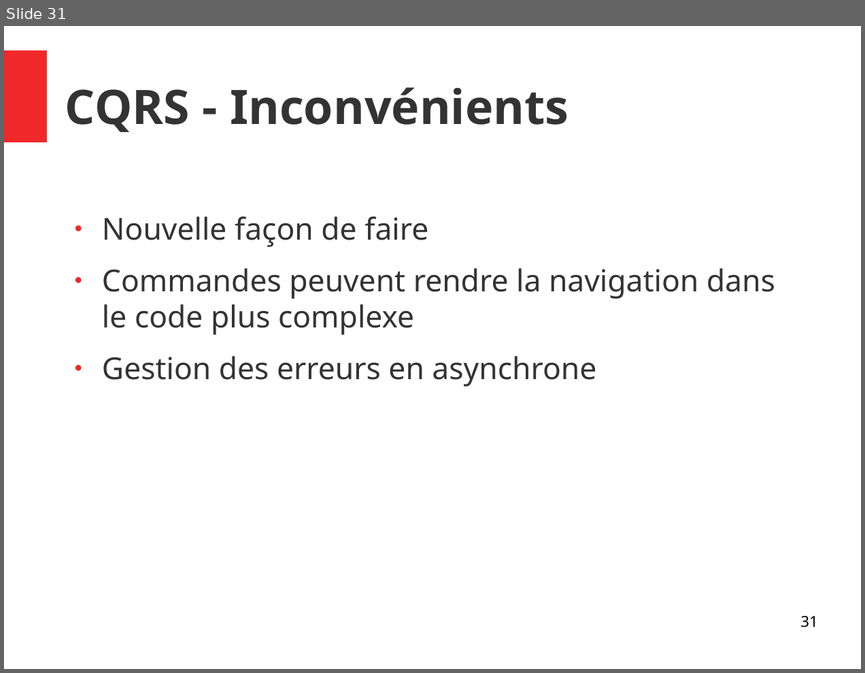
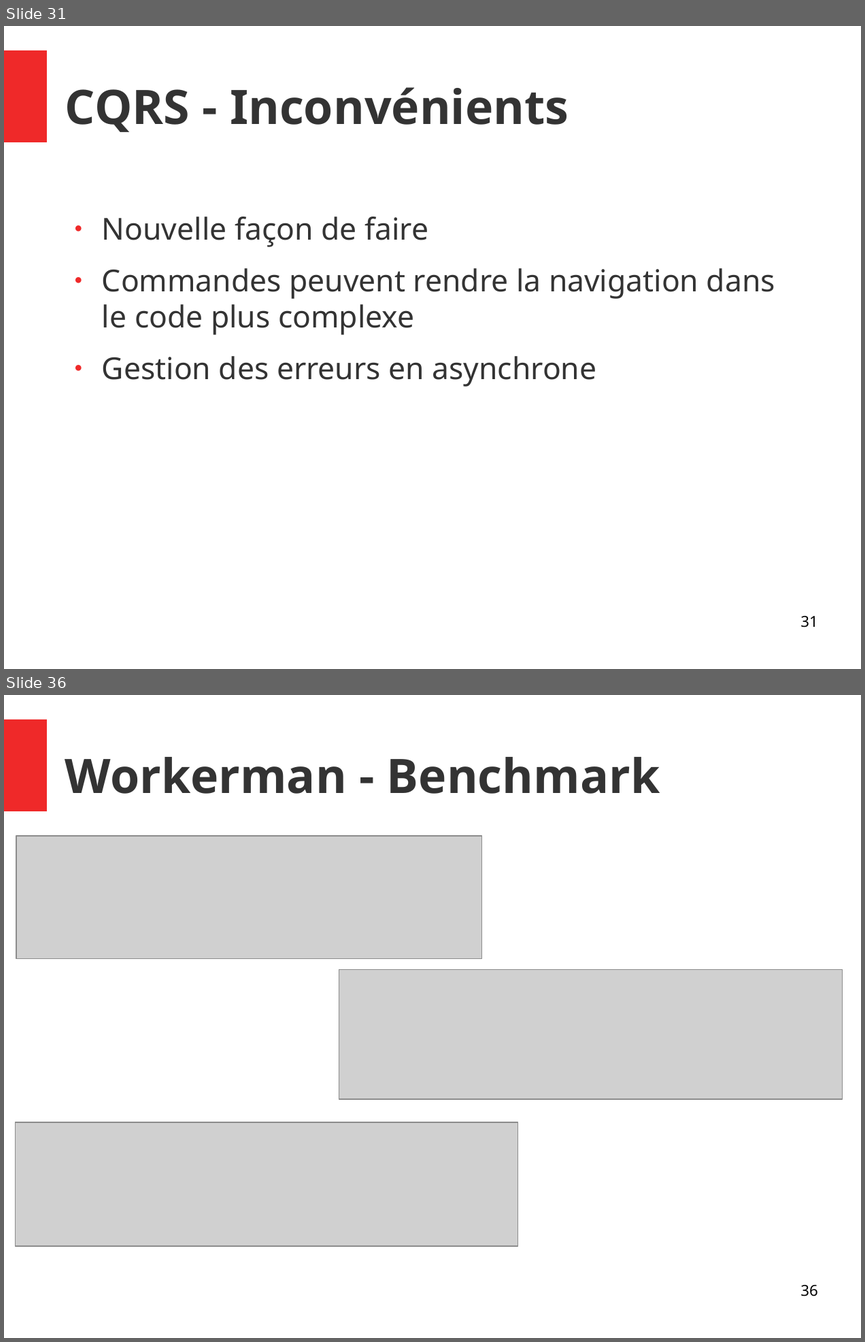
Before and after one commit to vincent4vx/mvp-poc, a slide deck: retrospective.odp. Shown one above the other, each under a label of ours: slide 31 before the commit, slides 31 and 36 after it; the slides between them are not shown. The pictures are 865x673 and 865x1342 pixels, drawn with LibreOffice and Linux fonts; fonts in the diff are those of the drawing; grey boxes stand for pictures. Boxes give left, top, right and bottom in pixels: in the first picture for what was removed or moved away, otherwise in the second. Text is boxed around its words. In the diff, an @@ line names an element or a change of style, - is before the commit and + after.

```diff
--- a/retrospective.odp
+++ b/retrospective.odp
@@ slide 36 added at (x1=4, y1=695, x2=861, y2=1338), background #FFFFFF; not listed: 1 template element that a slide beside it also shows @@
@@ title added at (x1=65, y1=757, x2=660, y2=794), 44 pt, text #333333, bold @@
+Workerman - Benchmark
@@ picture added at (x1=16, y1=836, x2=482, y2=959) @@
@@ picture added at (x1=339, y1=970, x2=843, y2=1100) @@
@@ picture added at (x1=16, y1=1122, x2=519, y2=1246) @@
@@ page number added at (x1=800, y1=1285, x2=817, y2=1296), 14 pt, text #000000 @@
+36
```
Also in this commit, not shown: 1 slide changed, 7 other slides added, 11 other files.
